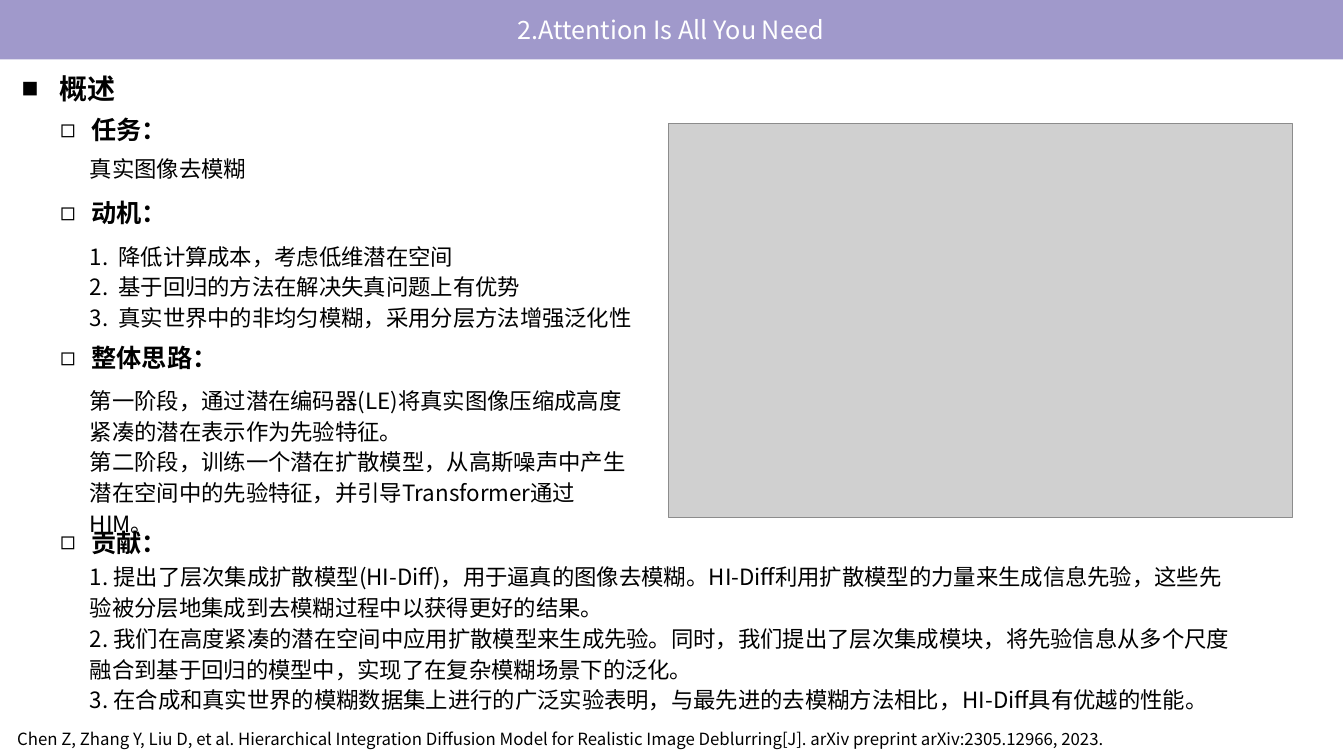
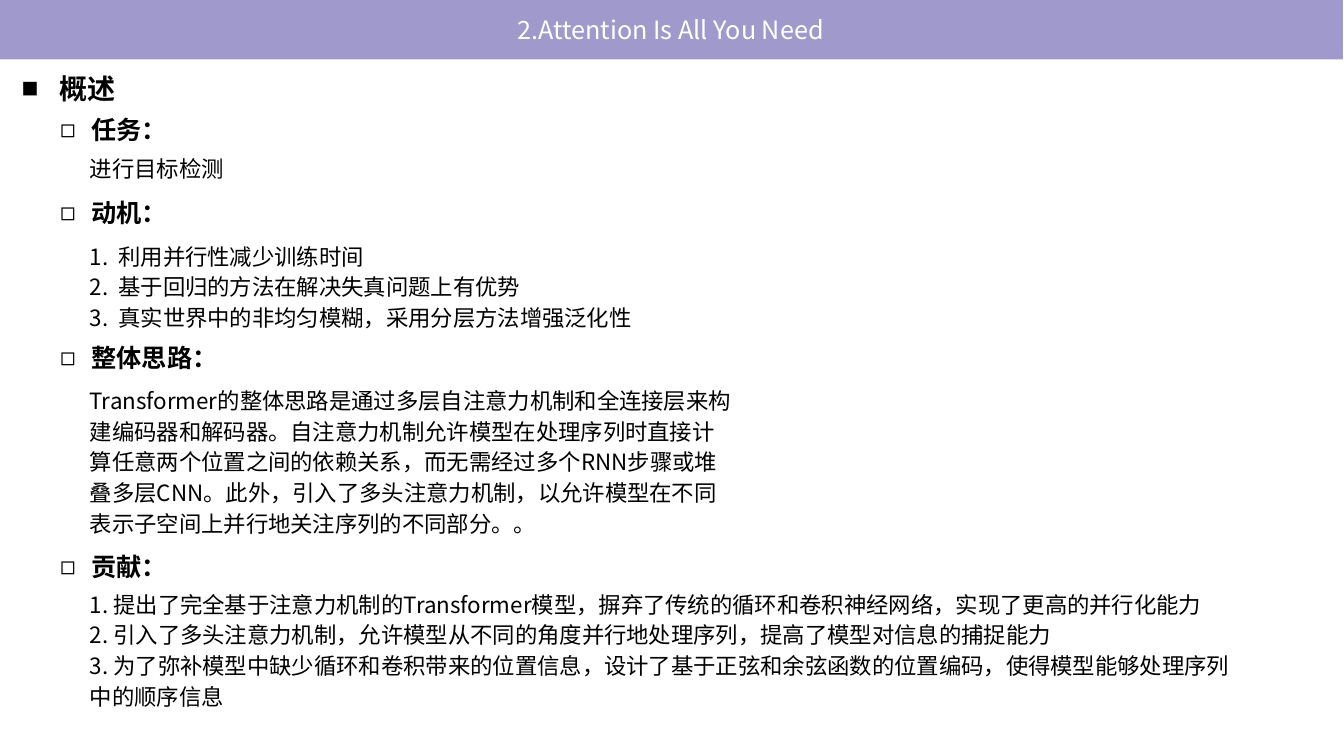
Before and after one commit to tj-messi/cv-computer-visual-tj, a slide deck: slide 12 of 组会记录/2024-9-26/report-2024-9-26.pptx. Drawn at 1344x756 pixels with LibreOffice and Linux fonts; fonts in the diff are those of the drawing; grey boxes stand for pictures. Boxes give left, top, right and bottom in pixels: in the first picture for what was removed or moved away, otherwise in the second. Text is boxed around its words. In the diff, an @@ line names an element or a change of style, - is before the commit and + after.

```diff
--- a/组会记录/2024-9-26/report-2024-9-26.pptx
+++ b/组会记录/2024-9-26/report-2024-9-26.pptx
@@ picture removed at (x1=668, y1=123, x2=1293, y2=518) @@
@@ text at (x1=90, y1=158, x2=224, y2=179): text changed @@
-真实图像去模糊
+进行目标检测
@@ text at (x1=90, y1=246, x2=364, y2=267): text changed @@
-1. 降低计算成本，考虑低维潜在空间
+1. 利用并行性减少训练时间
@@ text at (x1=90, y1=421, x2=717, y2=534): text changed @@
-第一阶段，通过潜在编码器(LE)将真实图像压缩成高度紧凑的潜在表示作为先验特征。
-第二阶段，训练一个潜在扩散模型，从高斯噪声中产生潜在空间中的先验特征，并引导Transformer通过HIM。
+Transformer的整体思路是通过多层自注意力机制和全连接层来构建编码器和解码器。自注意力机制允许模型在处理序列时直接计算任意两个位置之间的依赖关系，而无需经过多个RNN步骤或堆叠多层CNN。此外，引入了多头注意力机制，以允许模型在不同表示子空间上并行地关注序列的不同部分。。
@@ text "贡献：" rewrapped from (x1=92, y1=526, x2=168, y2=554) to (x1=92, y1=554, x2=168, y2=578) @@
@@ text at (x1=90, y1=594, x2=1229, y2=707): text changed @@
-1. 提出了层次集成扩散模型(HI-Diff)，用于逼真的图像去模糊。HI-Diff利用扩散模型的力量来生成信息先验，这些先验被分层地集成到去模糊过程中以获得更好的结果。
-2. 我们在高度紧凑的潜在空间中应用扩散模型来生成先验。同时，我们提出了层次集成模块，将先验信息从多个尺度融合到基于回归的模型中，实现了在复杂模糊场景下的泛化。
-3. 在合成和真实世界的模糊数据集上进行的广泛实验表明，与最先进的去模糊方法相比，HI-Diff具有优越的性能。
+1. 提出了完全基于注意力机制的Transformer模型，摒弃了传统的循环和卷积神经网络，实现了更高的并行化能力
+2. 引入了多头注意力机制，允许模型从不同的角度并行地处理序列，提高了模型对信息的捕捉能力
+3. 为了弥补模型中缺少循环和卷积带来的位置信息，设计了基于正弦和余弦函数的位置编码，使得模型能够处理序列中的顺序信息
@@ text removed at (x1=17, y1=731, x2=1103, y2=750) @@
-Chen Z, Zhang Y, Liu D, et al. Hierarchical Integration Diffusion Model for Realistic Image Deblurring[J]. arXiv preprint arXiv:2305.12966, 2023.
```
Also in this commit, not shown: 1 other slide changed, 1 other file.
